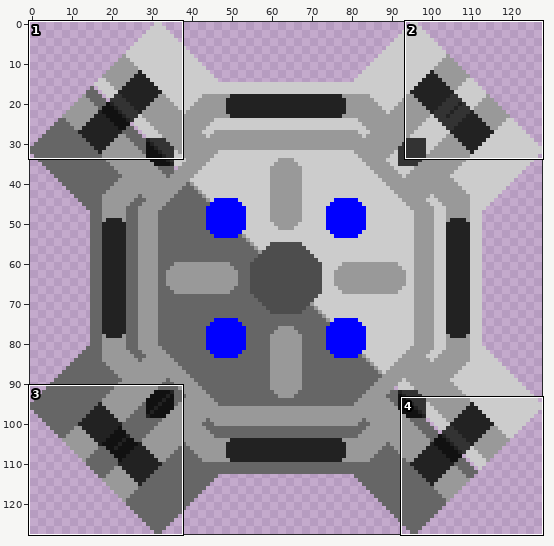
File history of a sprite sheet, sprites/blocks/crafting/aniline-mixer.png. The first picture is a wide view before the edit; the outline marks the close-up.
Close-up. First the earlier version:
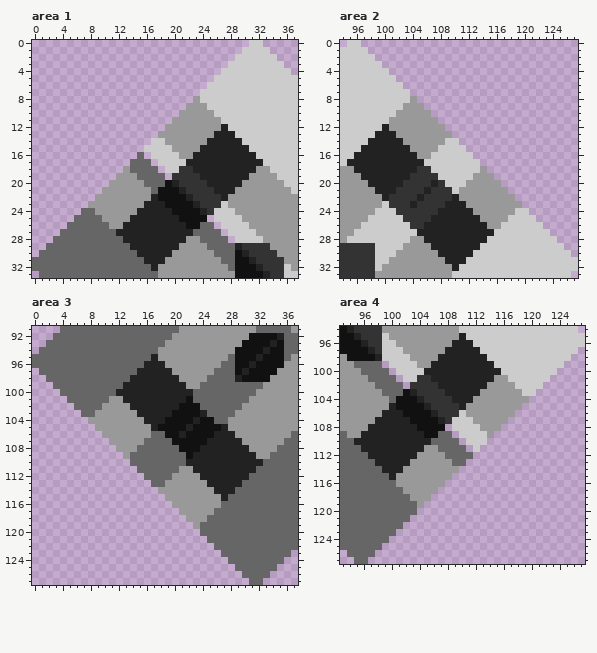
The file is 128x128 pixels. Shown: area 1: x 0..37, y 0..33; area 2: x 94..127, y 0..33; area 3: x 0..37, y 91..127; area 4: x 93..127, y 94..127.
After the commit:
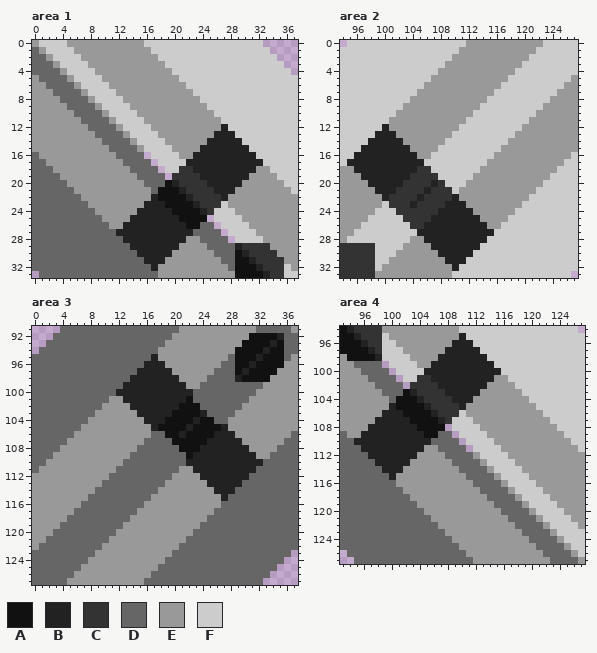
Palette (. is transparent): A #111111  B #222222  C #333333  D #666666  E #999999  F #cccccc
Change:
Area 1:
y 0: x 0..30 ............................... -> EFFFFEEEEEEEEEEEFFFFFFFFFFFFFFF
y 1: x 0..29 .............................. -> DEFFFFEEEEEEEEEEEFFFFFFFFFFFFF
y 2: x 0..28 ............................. -> DDEFFFFEEEEEEEEEEEFFFFFFFFFFF
y 3: x 0..27 ............................ -> DDDEFFFFEEEEEEEEEEEFFFFFFFFF
y 4: x 0..26 ........................... -> DDDDEFFFFEEEEEEEEEEEFFFFFFF
y 5: x 0..25 .......................... -> EDDDDEFFFFEEEEEEEEEEEFFFFF
y 6: x 0..24 ......................... -> EEDDDDEFFFFEEEEEEEEEEEFFF
y 7: x 0..23 ........................ -> EEEDDDDEFFFFEEEEEEEEEEEF
y 8: x 0..22 ....................... -> EEEEDDDDEFFFFEEEEEEEEEE
y 9: x 0..21 ...................... -> EEEEEDDDDEFFFFEEEEEEEE
y 10: x 0..20 ..................... -> EEEEEEDDDDEFFFFEEEEEE
y 11: x 0..19 .................... -> EEEEEEEDDDDEFFFFEEEE
y 12: x 0..18 ................... -> EEEEEEEEDDDDEFFFFEE
y 13: x 0..17 .................. -> EEEEEEEEEDDDDEFFFF
y 14: x 0..16 ................. -> EEEEEEEEEEDDDDEFF
y 15: x 0..15 ................ -> EEEEEEEEEEEDDDDE
y 16: x 0..14 ............... -> DEEEEEEEEEEEDDD
y 17: x 0..13 .............. -> DDEEEEEEEEEEED
y 18: x 0..12 ............. -> DDDEEEEEEEEEE
y 19: x 0..11 ............ -> DDDDEEEEEEEE
y 20: x 0..10 ........... -> DDDDDEEEEEE
y 21: x 0..9 .......... -> DDDDDDEEEE
y 22: x 0..8 ......... -> DDDDDDDEE
y 23: x 0..7 ........ -> DDDDDDDD
y 24: x 0..6 ....... -> DDDDDDD
y 25: x 0..5 ...... -> DDDDDD
y 26: x 0..4 ..... -> DDDDD
y 27: x 0..3 .... -> DDDD
y 28: x 0..2 ... -> DDD
y 29: x 0..1 .. -> DD
y 30: x 0 . -> D
Area 2:
y 0: x 97..127 ............................... -> FFFFFFFFFFFFFFFEEEEEEEEEEEFFFFF
y 1: x 98..127 .............................. -> FFFFFFFFFFFFFEEEEEEEEEEEFFFFFF
y 2: x 99..127 ............................. -> FFFFFFFFFFFEEEEEEEEEEEFFFFFFF
y 3: x 100..127 ............................ -> FFFFFFFFFEEEEEEEEEEEFFFFFFFF
y 4: x 101..127 ........................... -> FFFFFFFEEEEEEEEEEEFFFFFFFFF
y 5: x 102..127 .......................... -> FFFFFEEEEEEEEEEEFFFFFFFFFE
y 6: x 103..127 ......................... -> FFFEEEEEEEEEEEFFFFFFFFFEE
y 7: x 104..127 ........................ -> FEEEEEEEEEEEFFFFFFFFFEEE
y 8: x 105..127 ....................... -> EEEEEEEEEEFFFFFFFFFEEEE
y 9: x 106..127 ...................... -> EEEEEEEEFFFFFFFFFEEEEE
y 10: x 107..127 ..................... -> EEEEEEFFFFFFFFFEEEEEE
y 11: x 108..127 .................... -> EEEEFFFFFFFFFEEEEEEE
y 12: x 109..127 ................... -> EEFFFFFFFFFEEEEEEEE
y 13: x 110..127 .................. -> FFFFFFFFFEEEEEEEEE
y 14: x 111..127 ................. -> FFFFFFFEEEEEEEEEE
y 15: x 112..127 ................ -> FFFFFEEEEEEEEEEE
y 16: x 113..127 ............... -> FFFEEEEEEEEEEEF
y 17: x 114..127 .............. -> FEEEEEEEEEEEFF
y 18: x 115..127 ............. -> EEEEEEEEEEFFF
y 19: x 116..127 ............ -> EEEEEEEEFFFF
y 20: x 117..127 ........... -> EEEEEEFFFFF
y 21: x 118..127 .......... -> EEEEFFFFFF
y 22: x 119..127 ......... -> EEFFFFFFF
y 23: x 120..127 ........ -> FFFFFFFF
y 24: x 121..127 ....... -> FFFFFFF
y 25: x 122..127 ...... -> FFFFFF
y 26: x 123..127 ..... -> FFFFF
y 27: x 124..127 .... -> FFFF
y 28: x 125..127 ... -> FFF
y 29: x 126..127 .. -> FF
y 30: x 127 . -> F
Area 3:
y 97: x 0 . -> D
y 98: x 0..1 .. -> DD
y 99: x 0..2 ... -> DDD
y 100: x 0..3 .... -> DDDD
y 101: x 0..4 ..... -> DDDDD
y 102: x 0..5 ...... -> DDDDDD
y 103: x 0..6 ....... -> DDDDDDD
y 104: x 0..7 ........ -> DDDDDDDD
y 105: x 0..8 ......... -> DDDDDDDEE
y 106: x 0..9 .......... -> DDDDDDEEEE
y 107: x 0..10 ........... -> DDDDDEEEEEE
y 108: x 0..11 ............ -> DDDDEEEEEEEE
y 109: x 0..12 ............. -> DDDEEEEEEEEEE
y 110: x 0..13 .............. -> DDEEEEEEEEEEED
y 111: x 0..14 ............... -> DEEEEEEEEEEEDDD
y 112: x 0..15 ................ -> EEEEEEEEEEEDDDDD
y 113: x 0..16 ................. -> EEEEEEEEEEDDDDDDD
y 114: x 0..17 .................. -> EEEEEEEEEDDDDDDDDD
y 115: x 0..18 ................... -> EEEEEEEEDDDDDDDDDEE
y 116: x 0..19 .................... -> EEEEEEEDDDDDDDDDEEEE
y 117: x 0..20 ..................... -> EEEEEEDDDDDDDDDEEEEEE
y 118: x 0..21 ...................... -> EEEEEDDDDDDDDDEEEEEEEE
y 119: x 0..22 ....................... -> EEEEDDDDDDDDDEEEEEEEEEE
y 120: x 0..23 ........................ -> EEEDDDDDDDDDEEEEEEEEEEED
y 121: x 0..24 ......................... -> EEDDDDDDDDDEEEEEEEEEEEDDD
y 122: x 0..25 .......................... -> EDDDDDDDDDEEEEEEEEEEEDDDDD
y 123: x 0..26 ........................... -> DDDDDDDDDEEEEEEEEEEEDDDDDDD
y 124: x 0..27 ............................ -> DDDDDDDDEEEEEEEEEEEDDDDDDDDD
y 125: x 0..28 ............................. -> DDDDDDDEEEEEEEEEEEDDDDDDDDDDD
y 126: x 0..29 .............................. -> DDDDDDEEEEEEEEEEEDDDDDDDDDDDDD
y 127: x 0..30 ............................... -> DDDDDEEEEEEEEEEEDDDDDDDDDDDDDDD
Area 4:
y 97: x 127 . -> F
y 98: x 126..127 .. -> FF
y 99: x 125..127 ... -> FFF
y 100: x 124..127 .... -> FFFF
y 101: x 123..127 ..... -> FFFFF
y 102: x 122..127 ...... -> FFFFFF
y 103: x 121..127 ....... -> FFFFFFF
y 104: x 120..127 ........ -> FFFFFFFF
y 105: x 119..127 ......... -> EEFFFFFFF
y 106: x 118..127 .......... -> EEEEFFFFFF
y 107: x 117..127 ........... -> EEEEEEFFFFF
y 108: x 116..127 ............ -> EEEEEEEEFFFF
y 109: x 115..127 ............. -> EEEEEEEEEEFFF
y 110: x 114..127 .............. -> FEEEEEEEEEEEFF
y 111: x 113..127 ............... -> FFFEEEEEEEEEEEF
y 112: x 112..127 ................ -> EFFFFEEEEEEEEEEE
y 113: x 111..127 ................. -> DDEFFFFEEEEEEEEEE
y 114: x 110..127 .................. -> DDDDEFFFFEEEEEEEEE
y 115: x 109..127 ................... -> EEDDDDEFFFFEEEEEEEE
y 116: x 108..127 .................... -> EEEEDDDDEFFFFEEEEEEE
y 117: x 107..127 ..................... -> EEEEEEDDDDEFFFFEEEEEE
y 118: x 106..127 ...................... -> EEEEEEEEDDDDEFFFFEEEEE
y 119: x 105..127 ....................... -> EEEEEEEEEEDDDDEFFFFEEEE
y 120: x 104..127 ........................ -> DEEEEEEEEEEEDDDDEFFFFEEE
y 121: x 103..127 ......................... -> DDDEEEEEEEEEEEDDDDEFFFFEE
y 122: x 102..127 .......................... -> DDDDDEEEEEEEEEEEDDDDEFFFFE
y 123: x 101..127 ........................... -> DDDDDDDEEEEEEEEEEEDDDDEFFFF
y 124: x 100..127 ............................ -> DDDDDDDDDEEEEEEEEEEEDDDDEFFF
y 125: x 99..127 ............................. -> DDDDDDDDDDDEEEEEEEEEEEDDDDEFF
y 126: x 98..127 .............................. -> DDDDDDDDDDDDDEEEEEEEEEEEDDDDEF
y 127: x 97..127 ............................... -> DDDDDDDDDDDDDDDEEEEEEEEEEEDDDDE
